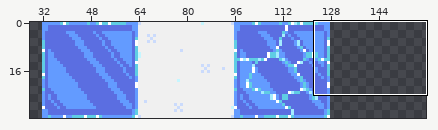
Two versions of one pixel-art file, art/tiles.aseprite. The first picture is a wide view before the edit; the outline marks the close-up.
Close-up. Before:
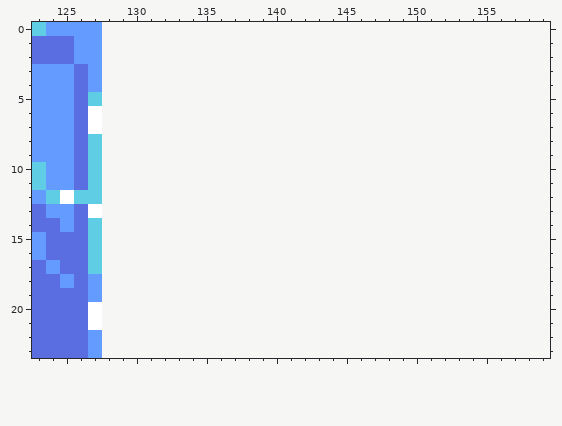
128x32 pixels, 1 frame. Shown: x 123..159, y 0..23. The old version is drawn lined up with the new one, on the new canvas. The wide view leaves out empty margins.
Now the later version:
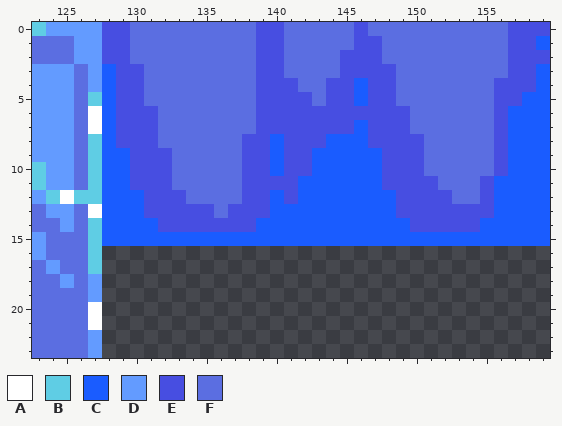
Palette (. is transparent): A #ffffff  B #5fcde4  C #1a5cff  D #639bff  E #474ee1  F #5b6ee1
Author's note on the commit: tile skirt
Diff:
canvas 128x32 -> 160x32
@@ x 123..159 @@
- 0 BDDDD................................
- 1 FFFDD................................
- 2 FFFDD................................
- 3 DDDFD................................
- 4 DDDFD................................
- 5 DDDFB................................
- 6 DDDFA................................
- 7 DDDFA................................
- 8 DDDFB................................
- 9 DDDFB................................
-10 BDDFB................................
-11 BDDFB................................
-12 DBABB................................
-13 FDDFA................................
-14 FFDFB................................
-15 DFFFB................................
+ 0 BDDDDEEFFFFFFFFFEEFFFFFEFFFFFFFFFFEEE
+ 1 FFFDDEEFFFFFFFFFEEFFFFFEEFFFFFFFFFEEC
+ 2 FFFDDEEFFFFFFFFFEEFFFFEEEFFFFFFFFFEEE
+ 3 DDDFDCEEFFFFFFFFEEFFFFEEEEFFFFFFFFEEC
+ 4 DDDFDCEEFFFFFFFFEEEFFEECEEFFFFFFFEEEC
+ 5 DDDFBCEEFFFFFFFFEEEEFEECEEFFFFFFFEECC
+ 6 DDDFACEEEFFFFFFFEEEEEEEEEEEFFFFFFECCC
+ 7 DDDFACEEEFFFFFFFEEEEEEECEEEFFFFFFECCC
+ 8 DDDFBCEEEFFFFFFEECEEECCCEEEEFFFFFECCC
+ 9 DDDFBCCEEEFFFFFEECEECCCCCEEEFFFFFECCC
+10 BDDFBCCEEEFFFFFEECEECCCCCEEEFFFFFECCC
+11 BDDFBCCEEEFFFFFEEEECCCCCCEEEEFFFECCCC
+12 DBABBCCCEEEFFFFEECECCCCCCCEEEEFFECCCC
+13 FDDFACCCEEEEEFEEECCCCCCCCCEEEEEEECCCC
+14 FFDFBCCCCEEEEEEECCCCCCCCCCCEEEEECCCCC
+15 DFFFBCCCCCCCCCCCCCCCCCCCCCCCCCCCCCCCC
 16 DFFFB................................
